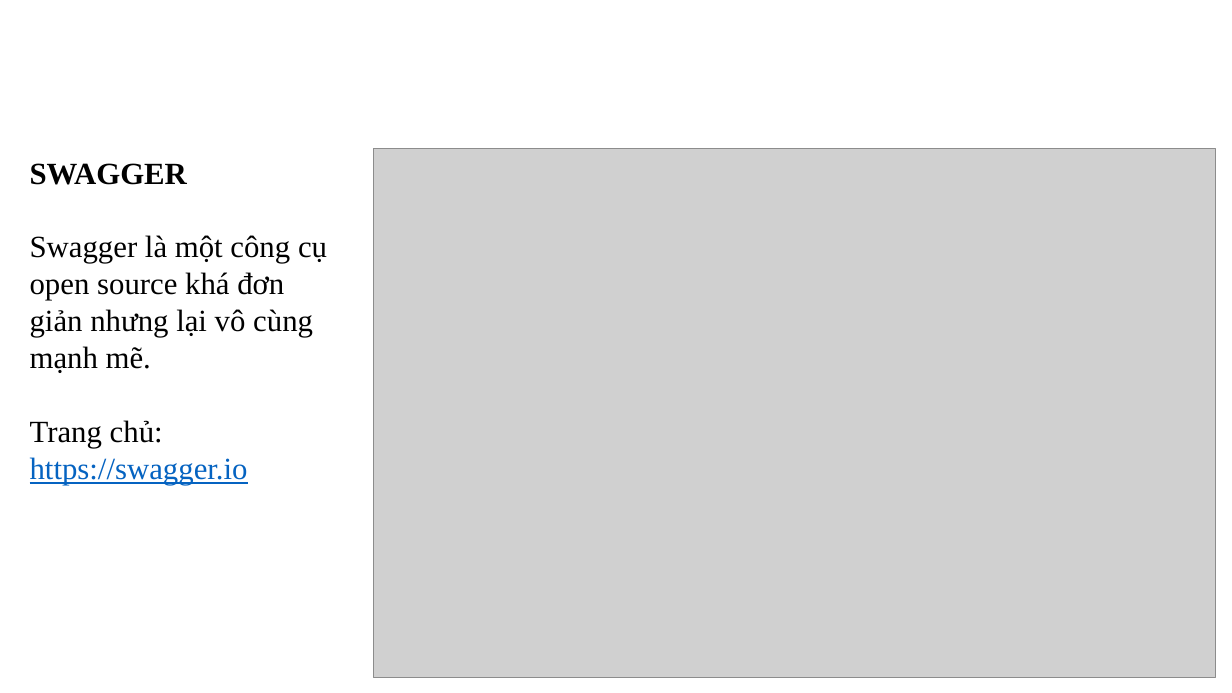
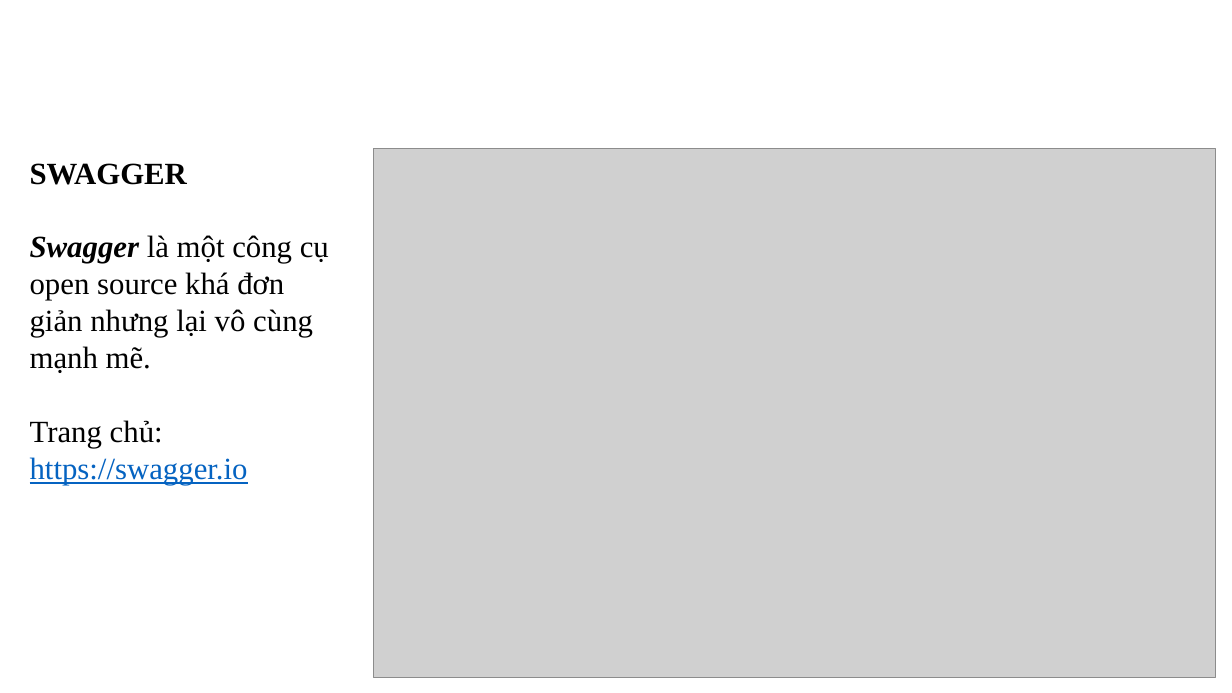
Before and after one commit to foostart/fooland, a slide deck: slide 5 of documents/Nhom_F.pptx (slide 4 before the commit). Drawn at 1232x693 pixels with LibreOffice and Linux fonts; fonts in the diff are those of the drawing; grey boxes stand for pictures; background and template pictures are left out. Boxes give left, top, right and bottom in pixels: in the first picture for what was removed or moved away, otherwise in the second. Text is boxed around its words. In the diff, an @@ line names an element or a change of style, - is before the commit and + after.

```diff
--- a/documents/Nhom_F.pptx
+++ b/documents/Nhom_F.pptx
@@ text at (30, 235, 329, 373): bold on, italic on in "Swagger" @@
```
Also in this commit, not shown: 6 other slides changed, 5 slides added, 2 other files.
